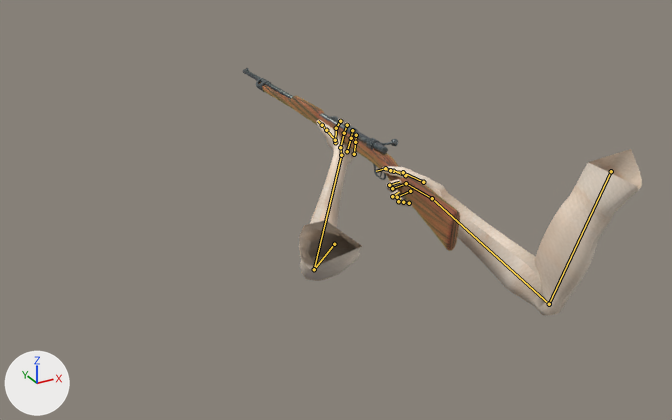
Two versions of the Blender file src/behavior/player/weapons/guns/empire/longarms/Gewehr98/gewehr98inhand.blend, one commit apart.
Before and after are seen from a camera (50 mm lens) standing at (-1.244, -1.648, 0.814) and looking at (-0.1, 0.433, -0.227). Every picture has the same lights, and +X, +Y and +Z are marked at lower left. The first picture is the older version. Both versions are drawn at frame 14 of the action 'Run'; the numbers are the values there. The bones that change, and the others that lie on the model, are drawn over the model as lines.

Names of what the first picture shows: 'MainBody', 'RetopoHand' and 8 more.
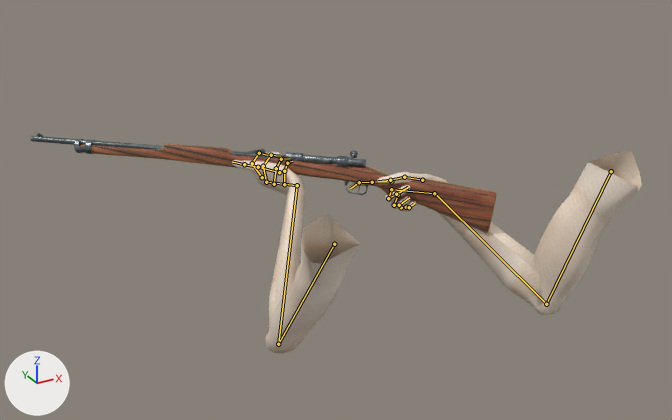
ob_empty is not drawn itself; it is the parent of ob_triggerguard, ob_mainbody, ob_frontsight, ob_cylinder_003, ob_cube_002, ob_cube, ob_boltstayrear, ob_boltstayfront.

The edits, one by one:
Bone 'HandIK.L' (bone_handik_l) turns from (4, 9, 135) to (9, -1, 139) degrees about its own x, y and z.
Bone 'Hand.L' (bone_hand_l) turns from (-2, 0, -2) to (27, 5, -26) degrees about its own x, y and z.
Bone 'HandIK.R' (bone_handik_r) moves from (-0.314, -0.099, 0.096) to (-0.318, -0.08, 0.106).
Bone 'Hand.R' (bone_hand_r) turns from (-4, 12, -13) to (-52, 15, -10) degrees about its own x, y and z.

Boxes [x1, y1, x2, y2] around the edits, measured in the pictures (672 x 420 px):
'RetopoHand', posed (19% wider): before [299, 118, 642, 316]; after [232, 149, 642, 354]
'MainBody', posed (111% wider, 46% shorter): before [263, 85, 460, 251]; after [80, 144, 497, 233]
'Barrel', posed (149% wider, 61% shorter): before [243, 69, 345, 129]; after [31, 136, 286, 159]
'BoltPart', posed (71% wider, 48% shorter): before [351, 130, 388, 154]; after [302, 155, 366, 167]
'Cylinder.003', posed (38% wider, 7% taller): before [256, 78, 271, 92]; after [74, 139, 95, 154]
'BoltStayFront', posed (19% wider, 15% shorter): before [343, 124, 358, 136]; after [286, 152, 304, 162]
'BoltStayRear', posed (20% narrower): before [366, 138, 380, 150]; after [337, 156, 348, 168]
'BoltHandle', posed: before [380, 139, 398, 146]; after [349, 150, 358, 158]
'Cube', posed: before [327, 116, 339, 122]; after [246, 149, 266, 155]
'TriggerGuard', posed (71% wider, 12% shorter): before [373, 164, 386, 180]; after [345, 181, 368, 195]
'FrontSight', posed (not visible before): after [37, 133, 44, 137]
'Cube.002', posed (not visible before): after [357, 183, 360, 193]
bone 'Hand.L', root to tip: before (341, 155) to (340, 147); after (297, 185) to (266, 182)
bone 'Hand.R', root to tip: before (432, 198) to (406, 183); after (434, 193) to (391, 189)
